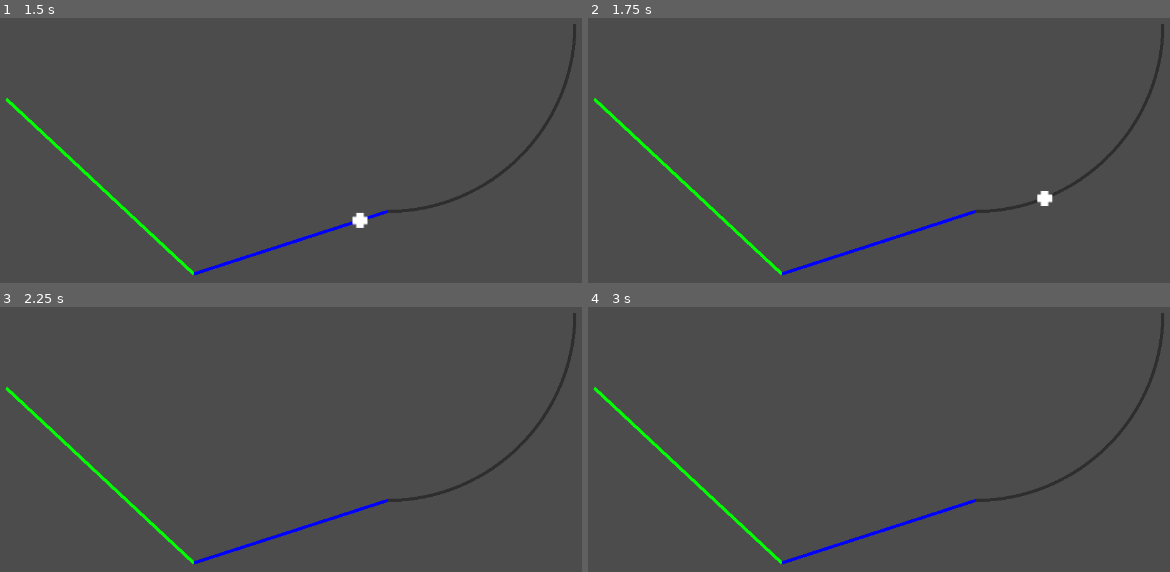
Above: before the commit, frames 1-4 (two rows, left to right).
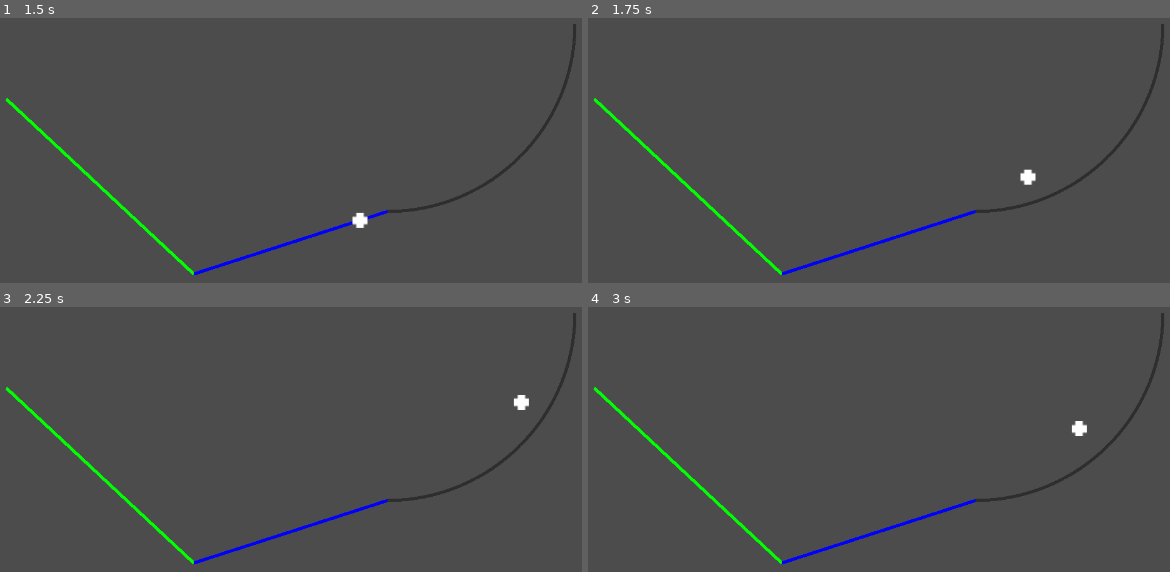
Above: after the commit, the same moments.

Repository: GalileoCap/GDT_CualqierCaida
Game: Godot game, scene res://Scenes/Main.tscn
The game is run twice, just before and just after one commit, with the same random seed, the same clock (stepped at 60 frames per second) and the same inputs.
Inputs:
- Up to frame 1 (1.5 s): tap Enter at 1.25 s
- Up to frame 2 (1.75 s): no input
- Up to frame 3 (2.25 s): no input
- Up to frame 4 (3 s): tap Space at 2.75 s

Frame 1 is identical in both runs. In frame 2, 0.3% of the frame differs, in the area x 74-80%, y 56-71%; in frame 3, 0.1%; in frame 4, 0.1%.

Commit message:
27/07/12018, 1123hs finaliza el camino de integrar numericamente

Diff:
--- a/Scenes/Main.gd
+++ b/Scenes/Main.gd
@@ -95,22 +95,17 @@
 	printt("R1 y R2:", $Pelota.position.x, $Pelota.position.y)
 
 func calculo_rampa_redonda(dt):
-	var dd = vr * dt
-	#Como estoy integrando los cachos qe se mueve, puedo tratar cada movida sobre el cuarto de circulo
-	#como si fueran triángulos. Entonces puedo hacer los calculos desde el centro del circulo
-	#con una hipotenusa tamaño r, y el cateto adyacente qe va cambiando (el opuesto siendo dd)
-	$Pelota.position.x += dd * escala
 	var mix = $Pelota.position.x / escala
-	var miy = sqrt(pow(res.r, 2) - pow(mix - res.xc, 2)) + res.yc
-	$Pelota.position.y = miy * escala
-	printt("R3:", $Pelota.position.x, $Pelota.position.y)
+	var temp1 = 0.5 * sqrt(pow(res.r, 2) - pow(mix - res.xc, 2))
+	var alfa = atan2(1, temp1) #dy/dx = 1/temp1.,
+	#pero con x = r se volveria indefinida, por eso usamos atan2 qe tiene en cuenta ese caso
+	var ar = -g * sin(alfa)
+	vr += ar * dt
+	var dd = vr * dt #dd es en la direccion de la tangente del plano
 
-	#Qiero dividir la aceleración de la gravedad,
-	#para calcular la fuerza qe empuja para atras a la pelota.
-	#Para eso calculo el angulo al qe se encuentra la pelota respecto del punto anterior
-	var dx3 = $Pelota.position.x - xant
-	var dy3 = $Pelota.position.y - yant
-	var alfa = atan2(dy3, dx3)
+	$Pelota.position.x += dd * cos(alfa) * escala
+	$Pelota.position.y -=  dd * sin(alfa) * escala
+	printt("R3:", $Pelota.position.x, alfa * 180 / PI, mix - res.xc, dd, vr, ar)
 
 func _process(delta):
 	if $Pelota.position.x < xf_rampa1 * escala and $Pelota.position.x >= x_rampa1 * escala:
